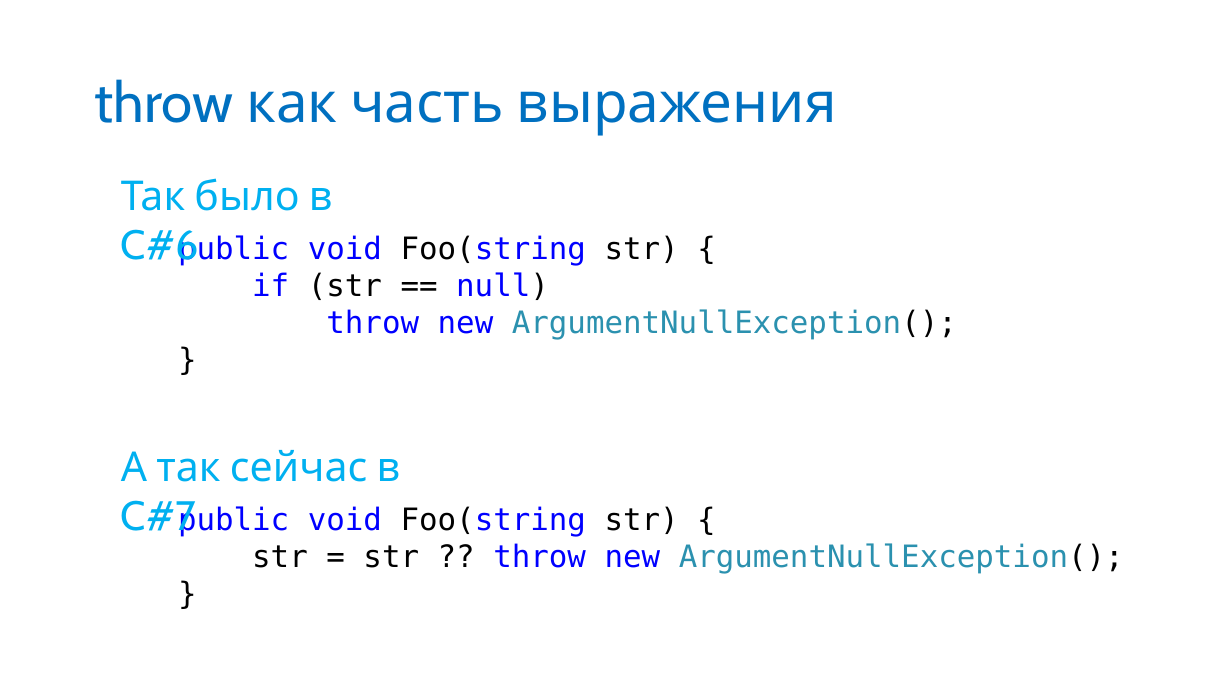
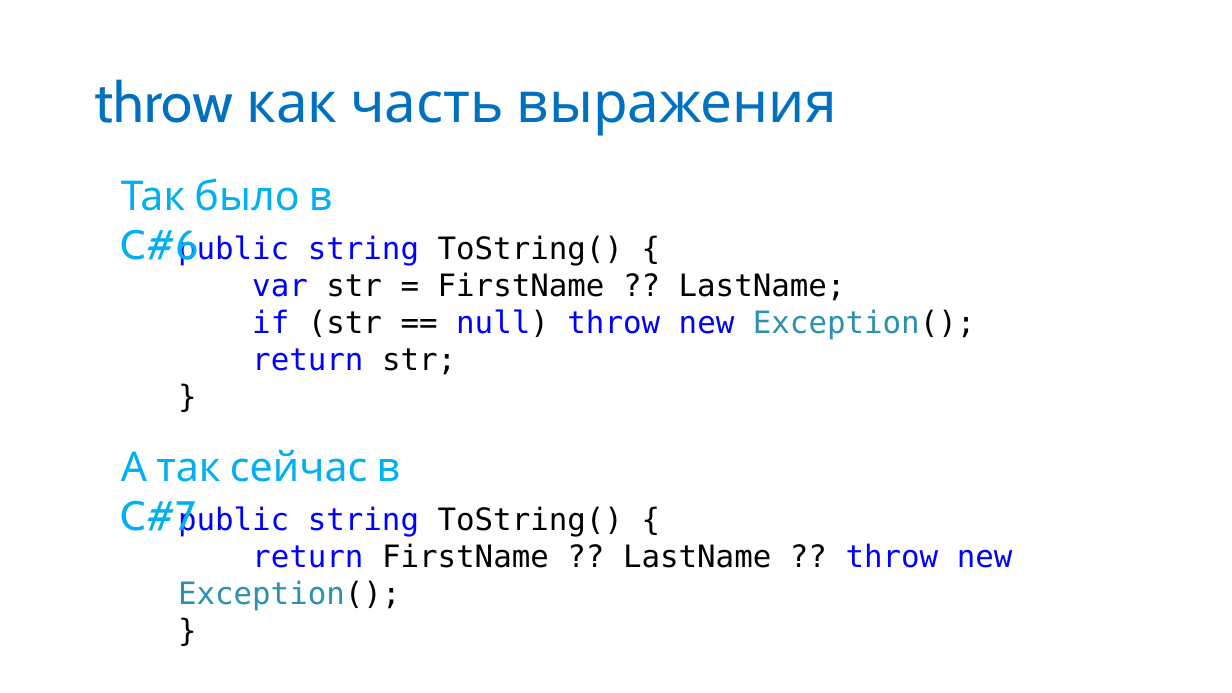
Before and after one commit to anaym/FC-CS7, a slide deck: slide 20 of CS7.pptx (slide 16 before the commit). Drawn at 1232x693 pixels with LibreOffice and Linux fonts; fonts in the diff are those of the drawing. Boxes give left, top, right and bottom in pixels: in the first picture for what was removed or moved away, otherwise in the second. Text is boxed around its words. In the diff, an @@ line names an element or a change of style, - is before the commit and + after.

```diff
--- a/CS7.pptx
+++ b/CS7.pptx
@@ text at [178, 234, 976, 375]: text changed; text colour #0000FF to #000000 @@
-public void Foo(string str) {
-if (str == null)
-throw new ArgumentNullException();
+public string ToString() {
+var str = FirstName ?? LastName;
+if (str == null) throw new Exception();
+return str;
@@ text at [178, 505, 1013, 611]: text changed; text colour #0000FF to #000000 @@
-public void Foo(string str) {
-str = str ?? throw new ArgumentNullException();
+public string ToString() {
+return FirstName ?? LastName ?? throw new Exception();
```
Also in this commit, not shown: 1 other slide changed, 7 slides added, 3 slides removed, 6 other files.
